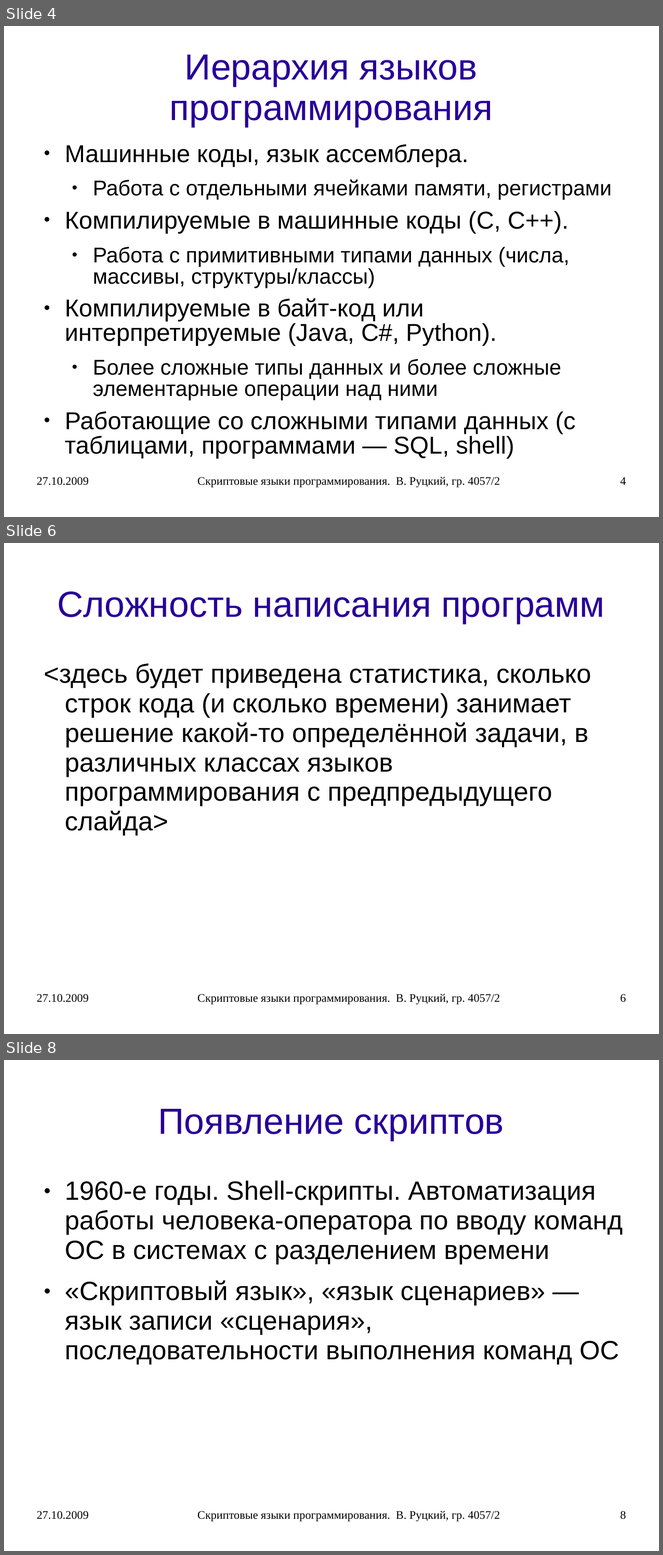
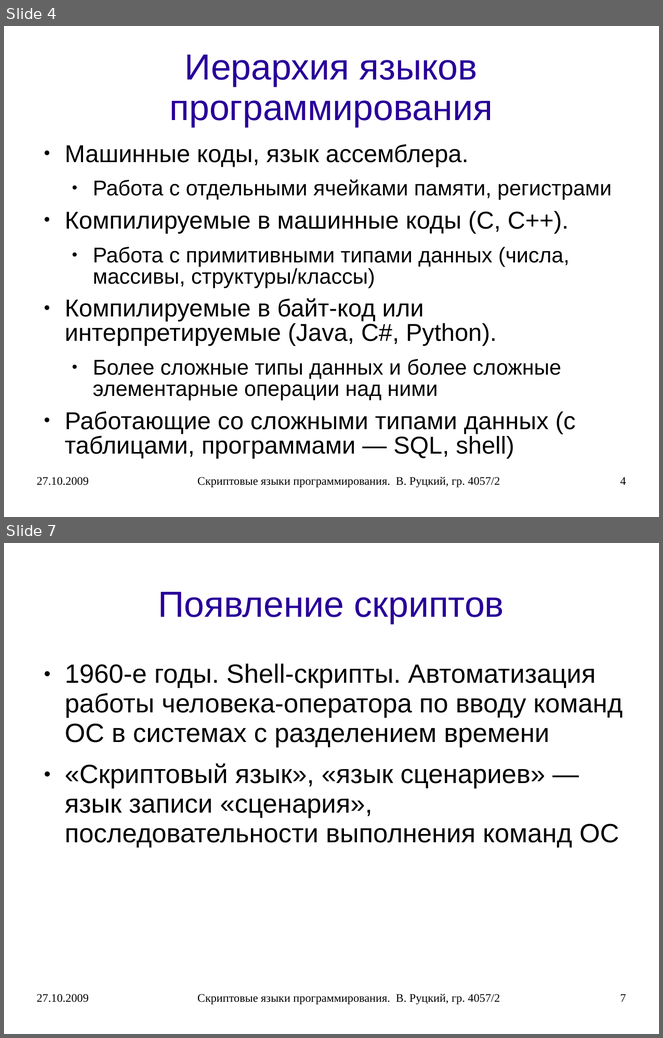
Before and after one commit to rutsky/semester07, a slide deck: Operation_systems/scripting_languages/40572_Rutsky_Scripting_languages.ppt. Shown one above the other, each under a label of ours: slides 4, 6 and 8 before the commit, slides 4 and 7 after it; the slides between them are not shown. The pictures are 663x1555 and 663x1038 pixels, drawn with LibreOffice and Linux fonts; fonts in the diff are those of the drawing. Boxes give left, top, right and bottom in pixels: in the first picture for what was removed or moved away, otherwise in the second. Text is boxed around its words. In the diff, an @@ line names an element or a change of style, - is before the commit and + after.

```diff
--- a/Operation_systems/scripting_languages/40572_Rutsky_Scripting_languages.ppt
+++ b/Operation_systems/scripting_languages/40572_Rutsky_Scripting_languages.ppt
@@ slide 6 removed at (4, 543, 659, 1034), background #FFFFFF @@
@@ title removed at (57, 591, 605, 624) @@
-Сложность написания программ
@@ text removed at (44, 664, 591, 836) @@
-<здесь будет приведена статистика, сколько строк кода (и сколько времени) занимает решение какой-то определённой задачи, в различных классах языков программирования с предпредыдущего слайда>
@@ text removed at (37, 994, 89, 1003) @@
-27.10.2009
@@ text removed at (197, 994, 500, 1005) @@
-Скриптовые языки программирования. В. Руцкий, гр. 4057/2
@@ page number removed at (620, 994, 626, 1003) @@
-6
@@ what was slide 8 is now slide 7 @@
@@ page number at (620, 994, 626, 1002): text changed @@
-8
+7
```
Also in this commit, not shown: 22 slides changed, 8 slides added, 4 other slides removed, 1 other file.
